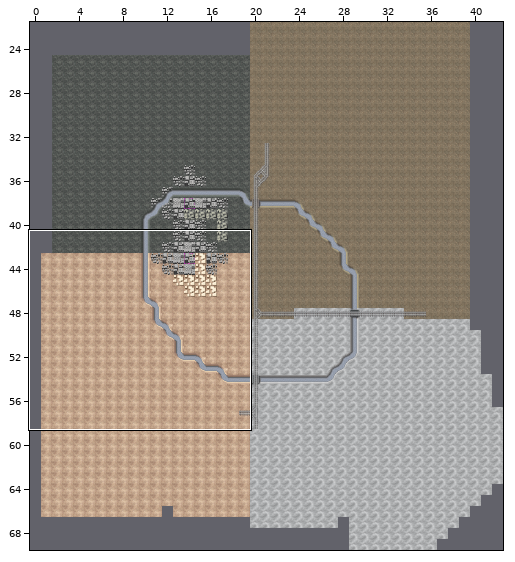
Two states of a Tiled map, command/layerauto/test/layerauto_example_answer.tmx. Above: a wide view before the commit, with the close-up outlined.
Close-up. Before the edit:
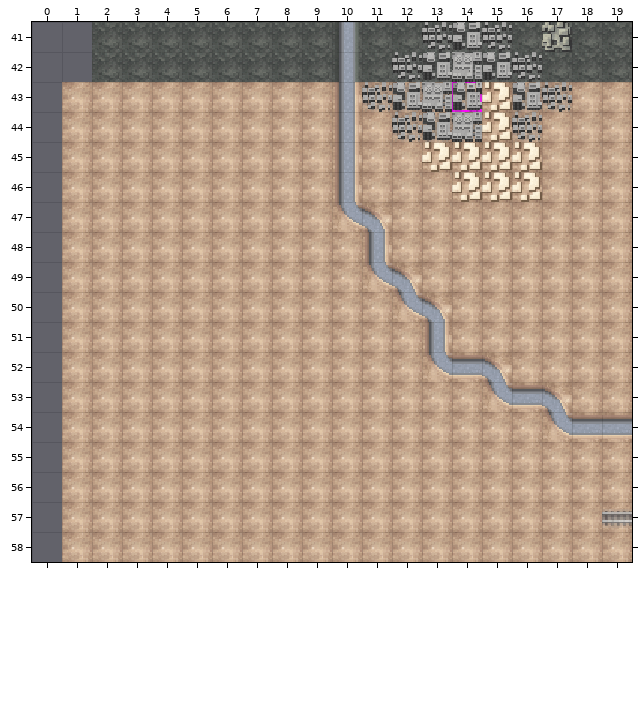
Cells are 20x20 px. Shown: x 0..19, y 41..58. The commit also changed other parts of the map, which this record leaves out.
Once edited:
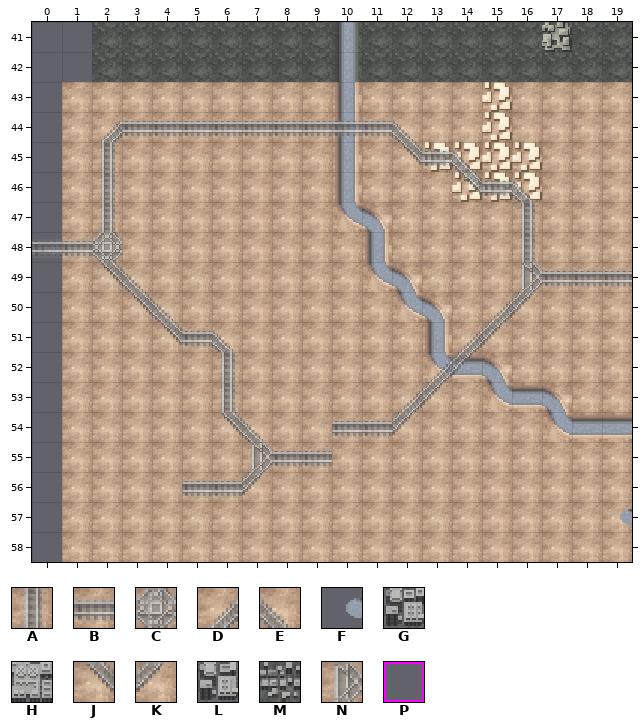
Key: from "巴巴罗萨计划(N4版)地块byXs": A 15, B 16, C 17, D 33, E 34, F 48, G 49, H 50, J 51, K 52, L 67, M 68, N 69; from "辅助地块（1.2版）byXs": P 139.
_ is an empty cell.
Tiles replaced or removed in this view: B, G, H, L, M, P.
Tiles of an added or newly shown layer are drawn over the layers below it.
See-through tiles are keyed as they look on the map.
Edits made:
Changed rows in their new state; . is an unchanged cell.
Layer "Items_river":
first column x 19:
57 F
Layer "Items_railway" (added):
first column x 0:
44 ..DBBBBBBBBBE.......
45 ..A.........JBE.....
46 ..A...........JBE...
47 ..A.............A...
48 BBC.............A...
49 ..JE............NBBB
50 ...JE..........DK...
51 ....JBE.......DK....
52 ......A......DK.....
53 ......A.....DK......
54 ......JE..BBK.......
55 .......NBB..........
56 .....BBK............
Layer "PathingOverride":
first column x 14:
43 _
Layer "ItemsExtra":
first column x 11:
41 ..___..
42 ._____.
43 ____.__
44 .___._.
